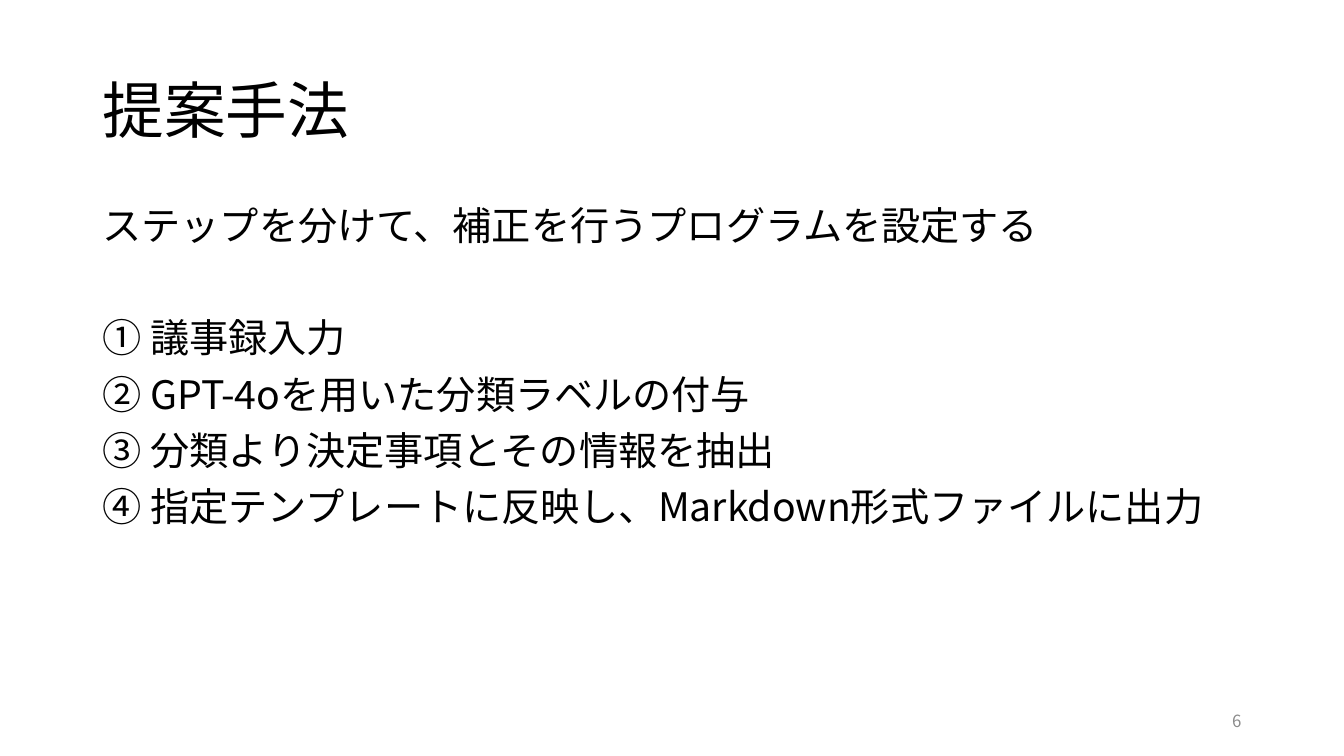
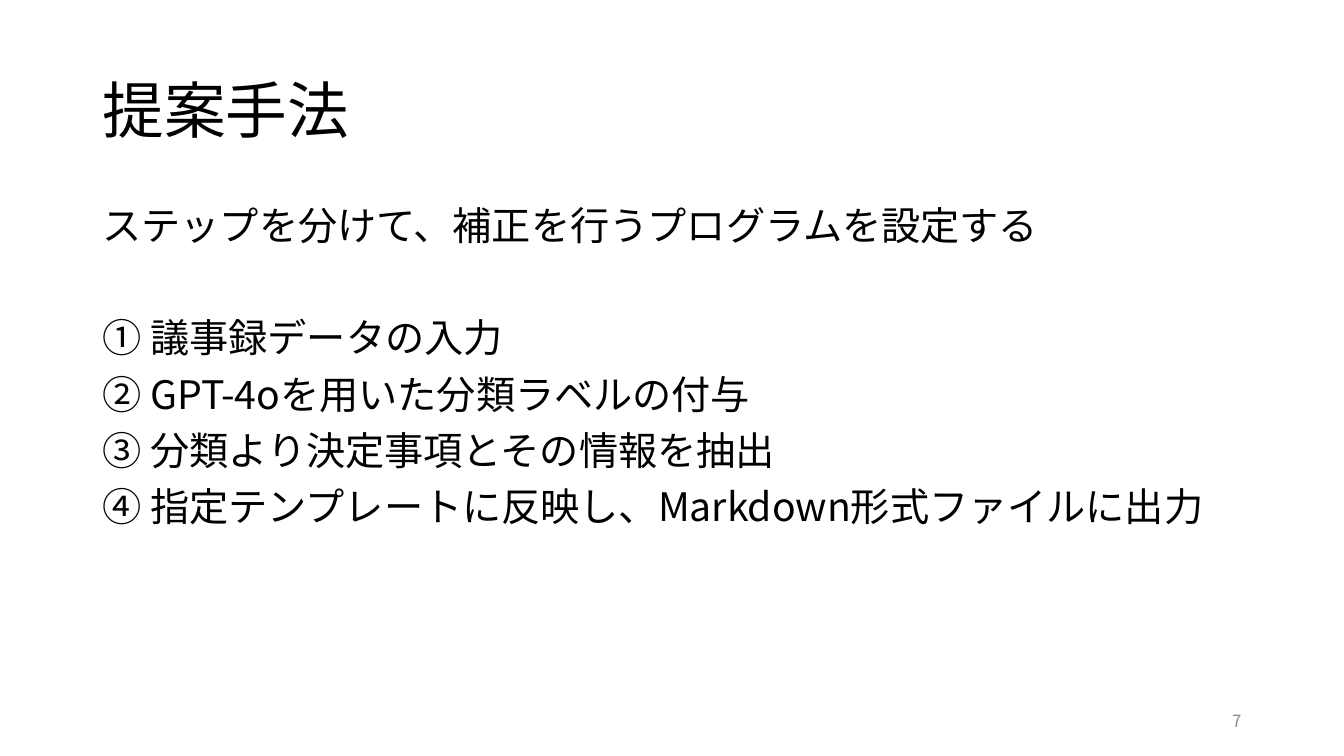
Before and after one commit to RyutoIida/edu, a slide deck: slide 7 of paper/卒論.pptx (slide 6 before the commit). Drawn at 1344x756 pixels with LibreOffice and Linux fonts; fonts in the diff are those of the drawing. Boxes give left, top, right and bottom in pixels: in the first picture for what was removed or moved away, otherwise in the second. Text is boxed around its words. In the diff, an @@ line names an element or a change of style, - is before the commit and + after.

```diff
--- a/paper/卒論.pptx
+++ b/paper/卒論.pptx
@@ text at box(102, 318, 502, 356): text changed @@
-① 議事録入力
+① 議事録データの入力
@@ page number at box(1232, 715, 1241, 727): text changed @@
-6
+7
```
Also in this commit, not shown: 3 other slides changed, 1 slide added.
